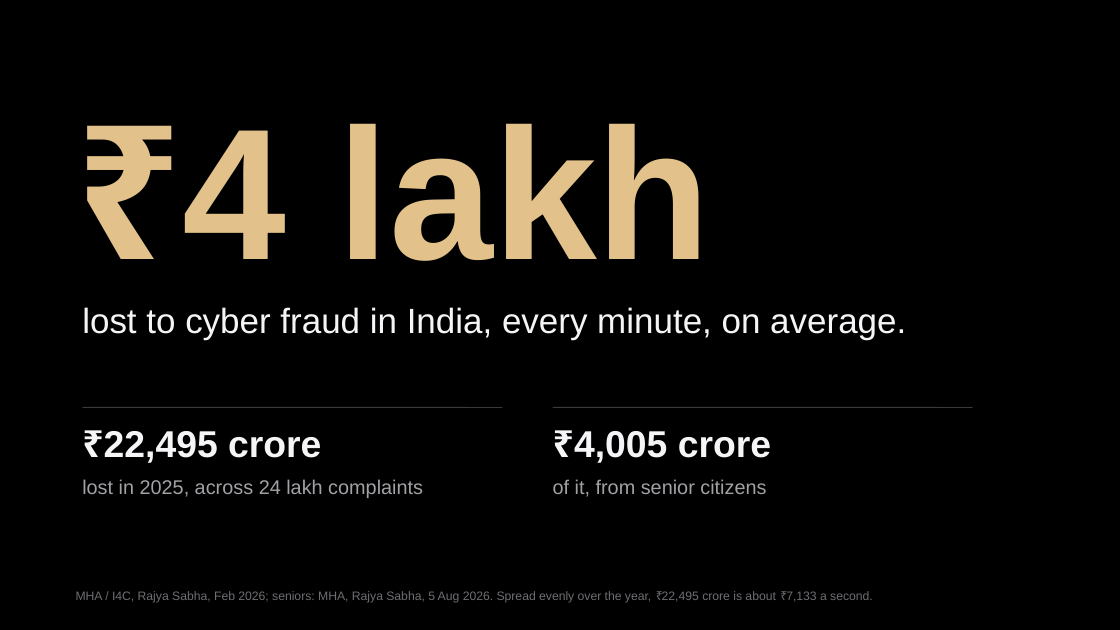
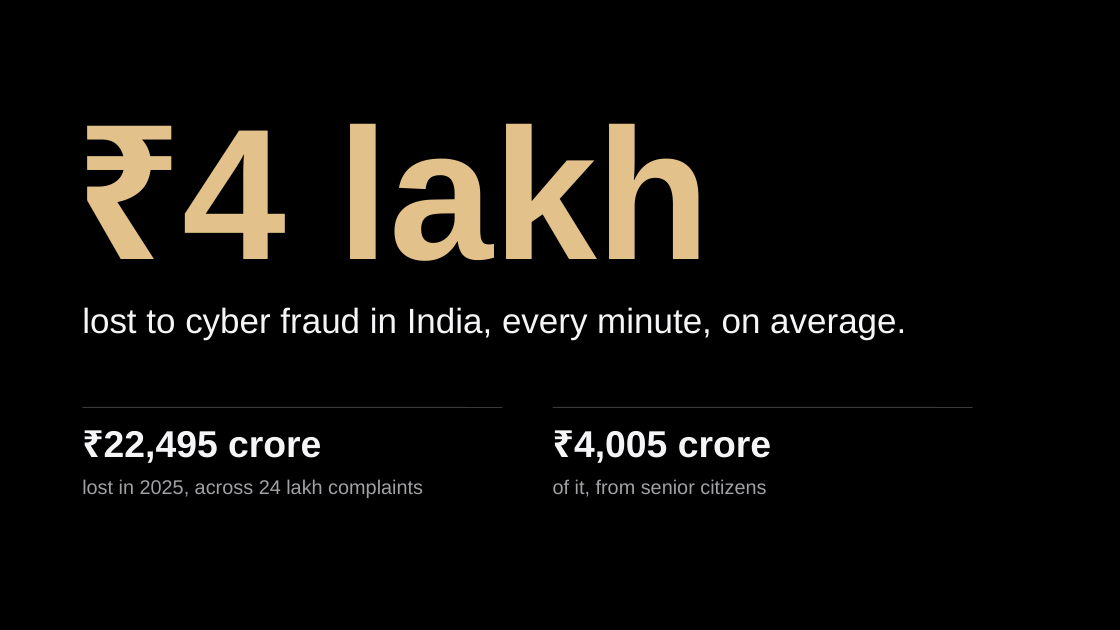
Before and after one commit to ishmiit/Sahayak, a slide deck: slide 3 of docs/deck/Sahayak_Keynote_v5.pptx. Drawn at 1120x630 pixels with LibreOffice and Linux fonts; fonts in the diff are those of the drawing. Boxes give left, top, right and bottom in pixels: in the first picture for what was removed or moved away, otherwise in the second. Text is boxed around its words. In the diff, an @@ line names an element or a change of style, - is before the commit and + after.

```diff
--- a/docs/deck/Sahayak_Keynote_v5.pptx
+++ b/docs/deck/Sahayak_Keynote_v5.pptx
@@ text removed at (x1=76, y1=591, x2=873, y2=603) @@
-MHA / I4C, Rajya Sabha, Feb 2026; seniors: MHA, Rajya Sabha, 5 Aug 2026. Spread evenly over the year, ₹22,495 crore is about ₹7,133 a second.
```
Also in this commit, not shown: 10 other slides changed, 3 other files.
